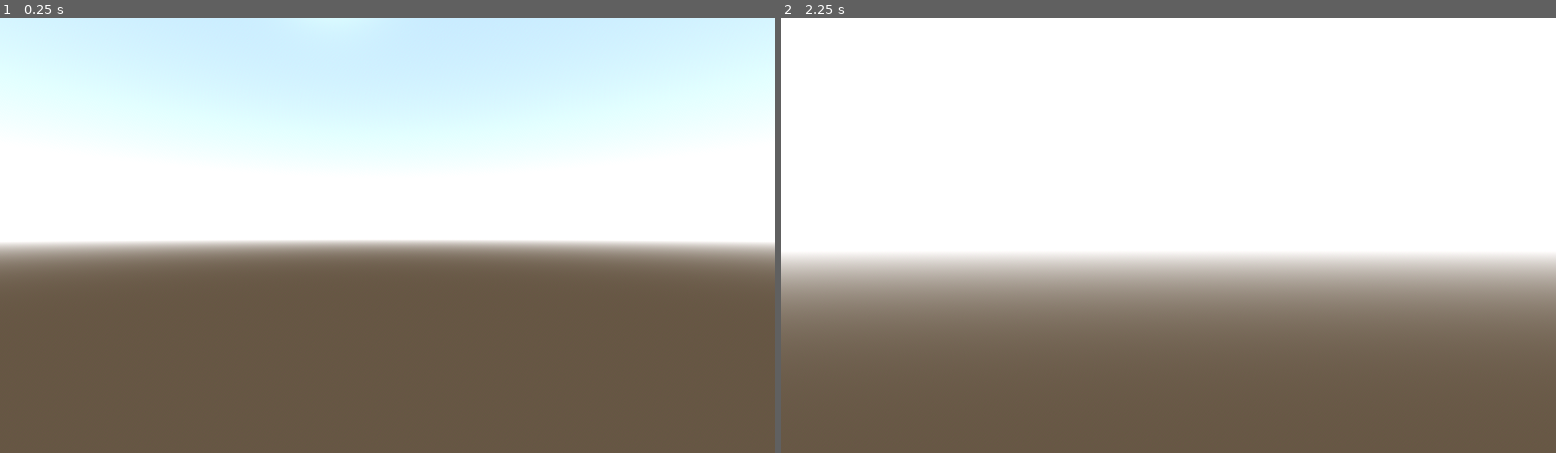
Above: before the commit, frames 1-2 (left to right).
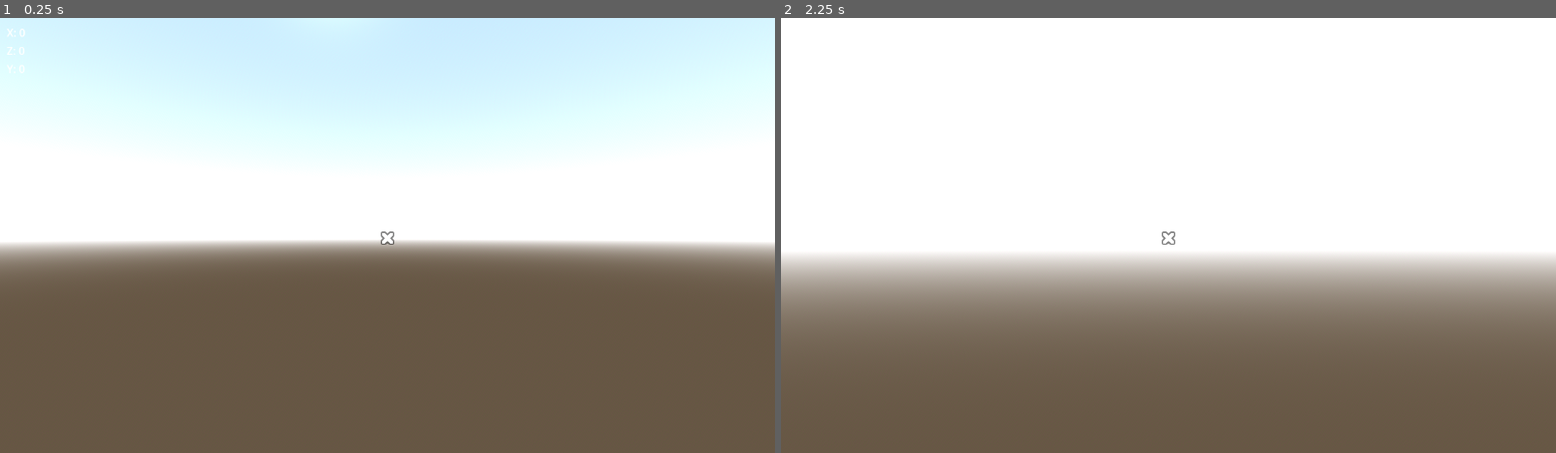
Above: after the commit, the same moments.

Repository: Nathan3-14/noise
Game: Godot game, scene res://world.tscn
Two runs of this game, one before a commit and one after it. Both use one fixed random seed, a clock stepped at 60 frames per second and the inputs below.
Inputs (mouse positions are in pixels of both pictures, inside the frame that each line leads up to):
- Up to frame 1 (0.25 s): no input
- Up to frame 2 (2.25 s): tap Enter (ui_accept) at 0.5, 1.25, 2 s; move the mouse to (1339, 213) at 0.52 s; hold D (right) 0.53-1.28 s; hold Right mouse button (ads) 0.53-1.28 s; tap Space (jump) at 0.77, 1.52 s; click (1339, 213) at 0.8 s; move the mouse to (1013, 257) at 1.27 s; hold S (down) 1.28-2.03 s; click (1013, 257) at 1.35 s; right-click (1013, 257) at 1.55 s; move the mouse to (1246, 139) at 2.02 s; hold D (right) from 2.03 s (still down); hold Right mouse button (ads) from 2.03 s (still down)

The runs differ from the first frame. In frame 1, less than 0.1% of the frame differs, in the area x 1-51%, y 2-53%; in frame 2, less than 0.1%.

Commit message:
Fixed world gen Added block select Added block breaking

Diff:
--- /dev/null
+++ b/block.gd
@@ -0,0 +1,12 @@
+extends StaticBody3D
+
+var selected = false
+# Called when the node enters the scene tree for the first time.
+
+
+# Called every frame. 'delta' is the elapsed time since the previous frame.
+func _process(delta):
+	if selected:
+		$Selected.visible = true
+		selected = false
+	else: $Selected.visible = false
--- a/dirt_block.tscn
+++ b/dirt_block.tscn
@@ -1,14 +1,26 @@
-[gd_scene load_steps=3 format=3 uid="uid://8nn87ntc3q7p"]
+[gd_scene load_steps=6 format=3 uid="uid://8nn87ntc3q7p"]
 
+[ext_resource type="Script" path="res://block.gd" id="1_g22jm"]
 [ext_resource type="PackedScene" uid="uid://bo8ngd3vv0lgy" path="res://Dirt_Block.glb" id="1_n8m7a"]
 
 [sub_resource type="BoxShape3D" id="BoxShape3D_4k4iw"]
 
+[sub_resource type="StandardMaterial3D" id="StandardMaterial3D_gdg8a"]
+
+[sub_resource type="BoxMesh" id="BoxMesh_1yuxo"]
+material = SubResource("StandardMaterial3D_gdg8a")
+size = Vector3(1.1, 1.1, 1.1)
+
 [node name="dirt_block" type="StaticBody3D"]
 collision_mask = 0
+script = ExtResource("1_g22jm")
+
+[node name="CollisionShape3D" type="CollisionShape3D" parent="."]
+shape = SubResource("BoxShape3D_4k4iw")
 
 [node name="Dirt_Block" parent="." instance=ExtResource("1_n8m7a")]
 transform = Transform3D(1, 0, 0, 0, 1, 0, 0, 0, 1, 0, -0.5, 0)
 
-[node name="CollisionShape3D" type="CollisionShape3D" parent="."]
-shape = SubResource("BoxShape3D_4k4iw")
+[node name="Selected" type="MeshInstance3D" parent="."]
+visible = false
+mesh = SubResource("BoxMesh_1yuxo")
--- a/grass_block.tscn
+++ b/grass_block.tscn
@@ -1,14 +1,25 @@
-[gd_scene load_steps=3 format=3 uid="uid://dlskxn5au4ou0"]
+[gd_scene load_steps=6 format=3 uid="uid://4df8axo75od4"]
 
 [ext_resource type="PackedScene" uid="uid://c747klkfl0uyn" path="res://minecraft_grass_block.glb" id="1_jlqqi"]
+[ext_resource type="Script" path="res://block.gd" id="1_x8o42"]
 
-[sub_resource type="BoxShape3D" id="BoxShape3D_bf60u"]
+[sub_resource type="BoxShape3D" id="BoxShape3D_hakkq"]
 
-[node name="grass_block" type="StaticBody3D"]
-collision_mask = 0
+[sub_resource type="StandardMaterial3D" id="StandardMaterial3D_pvvqf"]
 
-[node name="CollisionShape3D" type="CollisionShape3D" parent="."]
-shape = SubResource("BoxShape3D_bf60u")
+[sub_resource type="BoxMesh" id="BoxMesh_pis17"]
+material = SubResource("StandardMaterial3D_pvvqf")
+size = Vector3(1.1, 1.1, 1.1)
+
+[node name="temp_block" type="StaticBody3D"]
+script = ExtResource("1_x8o42")
 
 [node name="minecraft_grass_block" parent="." instance=ExtResource("1_jlqqi")]
 transform = Transform3D(0.5, 0, 0, 0, 0.5, 0, 0, 0, 0.5, 0, -0.5, 0)
+
+[node name="CollisionShape3D" type="CollisionShape3D" parent="."]
+shape = SubResource("BoxShape3D_hakkq")
+
+[node name="Selected" type="MeshInstance3D" parent="."]
+visible = false
+mesh = SubResource("BoxMesh_pis17")
--- a/player.gd
+++ b/player.gd
@@ -11,6 +11,7 @@
 
 var look_dir:Vector2
 @onready var camera = $Camera3D
+@onready var raycast = $Camera3D/RayCast3D
 var camera_sense = 40
 
 
@@ -46,14 +47,26 @@
 			Input.set_mouse_mode(Input.MOUSE_MODE_VISIBLE)
 
 	if Input.is_action_pressed("ads"):
-		camera.fov = move_toward(camera.fov, 20, 5)
+		camera.fov = move_toward(camera.fov, 20, 10)
 		camera_sense = 10
 	else:
-		camera.fov = move_toward(camera.fov, 70, 5)
+		camera.fov = move_toward(camera.fov, 70, 10)
 		camera_sense = 40
+
+	if Input.is_action_just_pressed("attack"):
+		if raycast.is_colliding():
+			var collider = raycast.get_collider()
+			get_parent().world_array[collider.position.x][collider.position.y][collider.position.z] = 0
+			collider.queue_free()
+
+	if raycast.get_collider():
+		raycast.get_collider().selected = true
 
 	if cap_mouse:
 		move_and_slide()
+		$CanvasLayer/UI.x = snapped(position.x, 0.1)
+		$CanvasLayer/UI.y = snapped(position.y, 0.1)
+		$CanvasLayer/UI.z = snapped(position.z, 0.1)
 
 func _input(event: InputEvent):
 	if event is InputEventMouseMotion: look_dir = event.relative * 0.01
--- a/player.tscn
+++ b/player.tscn
@@ -1,6 +1,8 @@
-[gd_scene load_steps=5 format=3 uid="uid://6th8c1nh2ubt"]
+[gd_scene load_steps=7 format=3 uid="uid://6th8c1nh2ubt"]
 
 [ext_resource type="Script" path="res://player.gd" id="1_toktq"]
+[ext_resource type="PackedScene" uid="uid://dl57ugwfdsxnx" path="res://ui.tscn" id="2_skfsl"]
+[ext_resource type="Script" path="res://ui.gd" id="3_5gw85"]
 
 [sub_resource type="CapsuleShape3D" id="CapsuleShape3D_h0crh"]
 
@@ -23,5 +25,13 @@
 current = true
 fov = 70.0
 
+[node name="RayCast3D" type="RayCast3D" parent="Camera3D"]
+target_position = Vector3(0, 0, -3)
+
 [node name="MeshInstance3D" type="MeshInstance3D" parent="."]
 mesh = SubResource("CapsuleMesh_km5pv")
+
+[node name="CanvasLayer" type="CanvasLayer" parent="."]
+
+[node name="UI" parent="CanvasLayer" instance=ExtResource("2_skfsl")]
+script = ExtResource("3_5gw85")
--- a/project.godot
+++ b/project.godot
@@ -34,6 +34,11 @@
 "events": [Object(InputEventMouseButton,"resource_local_to_scene":false,"resource_name":"","device":-1,"window_id":0,"a …(253 unchanged characters)…
 ]
 }
+attack={
+"deadzone": 0.5,
+"events": [Object(InputEventMouseButton,"resource_local_to_scene":false,"resource_name":"","device":-1,"window_id":0,"alt_pressed":false,"shift_pressed":false,"ctrl_pressed":false,"meta_pressed":false,"button_mask":0,"position":Vector2(0, 0),"global_position":Vector2(0, 0),"factor":1.0,"button_index":1,"canceled":false,"pressed":false,"double_click":false,"script":null)
+]
+}
 left={
 "deadzone": 0.5,
 "events": [Object(InputEventKey,"resource_local_to_scene":false,"resource_name":"","device":-1,"window_id":0,"alt_pressed":false,"shift_pressed":false,"ctrl_pressed":false,"meta_pressed":false,"pressed":false,"keycode":0,"physical_keycode":65,"key_label":0,"unicode":97,"echo":false,"script":null)
--- /dev/null
+++ b/ui.gd
@@ -0,0 +1,19 @@
+extends Control
+
+
+@export var x = 0.0
+@export var y = 0.0
+@export var z = 0.0
+
+@onready var positions = $MarginContainer/HBoxContainer
+
+# Called when the node enters the scene tree for the first time.
+func _ready():
+	pass # Replace with function body.
+
+
+# Called every frame. 'delta' is the elapsed time since the previous frame.
+func _process(delta):
+	positions.get_node("X").text = "X: " + str(x)
+	positions.get_node("Y").text = "Y: " + str(y)
+	positions.get_node("Z").text = "Z: " + str(z)
--- /dev/null
+++ b/ui.tscn
@@ -0,0 +1,41 @@
+[gd_scene load_steps=2 format=3 uid="uid://dl57ugwfdsxnx"]
+
+[ext_resource type="Texture2D" uid="uid://cbbmee72ctmv7" path="res://crosshair006.png" id="1_rwnlg"]
+
+[node name="UI" type="Control"]
+layout_mode = 3
+anchors_preset = 15
+anchor_right = 1.0
+anchor_bottom = 1.0
+grow_horizontal = 2
+grow_vertical = 2
+
+[node name="TextureRect" type="TextureRect" parent="."]
+layout_mode = 2
+offset_left = 504.0
+offset_top = 256.0
+offset_right = 648.0
+offset_bottom = 400.0
+texture = ExtResource("1_rwnlg")
+
+[node name="MarginContainer" type="MarginContainer" parent="."]
+layout_mode = 2
+offset_right = 40.0
+offset_bottom = 26.0
+theme_override_constants/margin_left = 10
+theme_override_constants/margin_top = 10
+
+[node name="HBoxContainer" type="VBoxContainer" parent="MarginContainer"]
+layout_mode = 2
+
+[node name="X" type="Label" parent="MarginContainer/HBoxContainer"]
+layout_mode = 2
+text = "X: {x}"
+
+[node name="Z" type="Label" parent="MarginContainer/HBoxContainer"]
+layout_mode = 2
+text = "Z: {Z}"
+
+[node name="Y" type="Label" parent="MarginContainer/HBoxContainer"]
+layout_mode = 2
+text = "Y: {y}"
--- a/world.gd
+++ b/world.gd
@@ -5,9 +5,9 @@
 
 # Define the dimensions of your 3D world
 var world_width = 32
-var world_height = 32  # actual height
+var world_height = 16  # actual height
 var world_depth = 32
-var surface_height = 25
+var surface_height = 10
 
 var air   = preload("res://air.tscn")
 var dirt  = preload("res://dirt_block.tscn")
@@ -16,13 +16,18 @@
 # Create an empty 3D array to represent your world
 var world_array = []
 
+func _ready():
+	generate_world()
+
+
 # Initialize the world_array with default values (e.g., 0 for empty tiles)
-func _ready():
-	noise_generator.set_seed(randi_range(0, 1000))
+func generate_world(seed=null):
+	if seed == null: noise_generator.set_seed(randi_range(0, 1000))
+	else: noise_generator.set_seed(seed)
 	var current_noise = generatePerlinNoise(world_width, world_depth)
 	for x in range(world_width):
 		var column_2d = []
-		for y in range(world_height):
+		for y in range(world_depth):
 			var column_3d = []
 			for z in range(world_depth):
 				column_3d.append(0)  # You can use different values to represent different types of tiles in 3D
@@ -33,7 +38,6 @@
 		var row = current_noise[x]
 		for y in range(0, world_depth-1):
 			var grass_y = row[y] * noise_scale + surface_height
-			print("grass_y: " + str(grass_y))
 			var dirt_y = grass_y-1
 			set_tile(x, grass_y, y, 2)
 			while dirt_y >= 0:
@@ -57,7 +61,7 @@
 
 	for x in range(world_width):
 		for y in range(world_height):
-			for z in range(world_height):
+			for z in range(world_depth):
 				var tile = get_tile(x, y, z)
 
 				var block
Binary file added: crosshair006.png
Not shown, added: crosshair006.png.import
Not shown, changed: game/noise.exe
